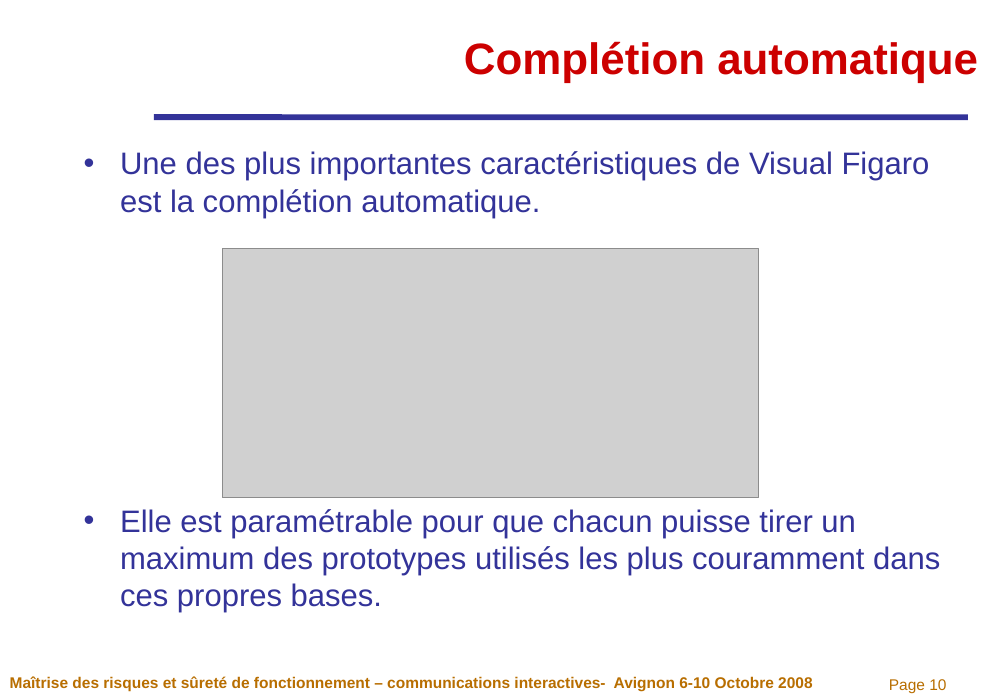
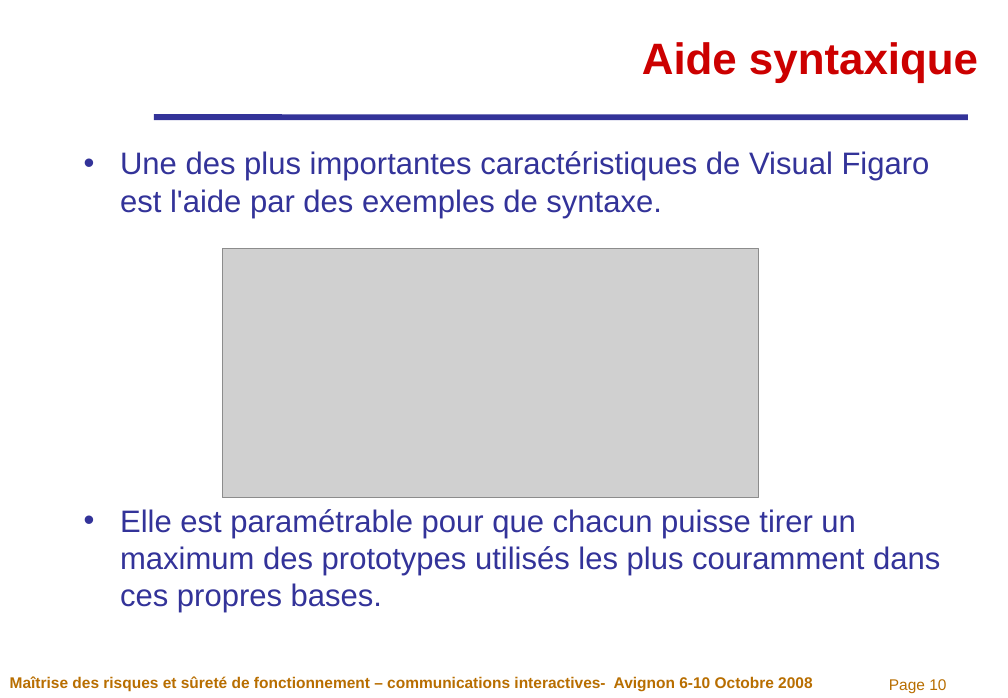
Before and after one commit to EDF-Lab/VisualFigaro, a slide deck: slide 10 of Package/6_Docs_livrables/081007 Visual Figaro lm16.ppt. Drawn at 1008x698 pixels with LibreOffice and Linux fonts; fonts in the diff are those of the drawing; grey boxes stand for pictures; background and template pictures are left out. Boxes give left, top, right and bottom in pixels: in the first picture for what was removed or moved away, otherwise in the second. Text is boxed around its words. In the diff, an @@ line names an element or a change of style, - is before the commit and + after.

```diff
--- a/Package/6_Docs_livrables/081007 Visual Figaro lm16.ppt
+++ b/Package/6_Docs_livrables/081007 Visual Figaro lm16.ppt
@@ title at (642,42,978,83): text changed @@
-Complétion automatique
+Aide syntaxique
@@ text at (120,151,930,218): text changed @@
-• Une des plus importantes caractéristiques de Visual Figaro est la complétion automatique.
+• Une des plus importantes caractéristiques de Visual Figaro est l'aide par des exemples de syntaxe.
```
Also in this commit, not shown: 7 other slides changed, 2 other files.
